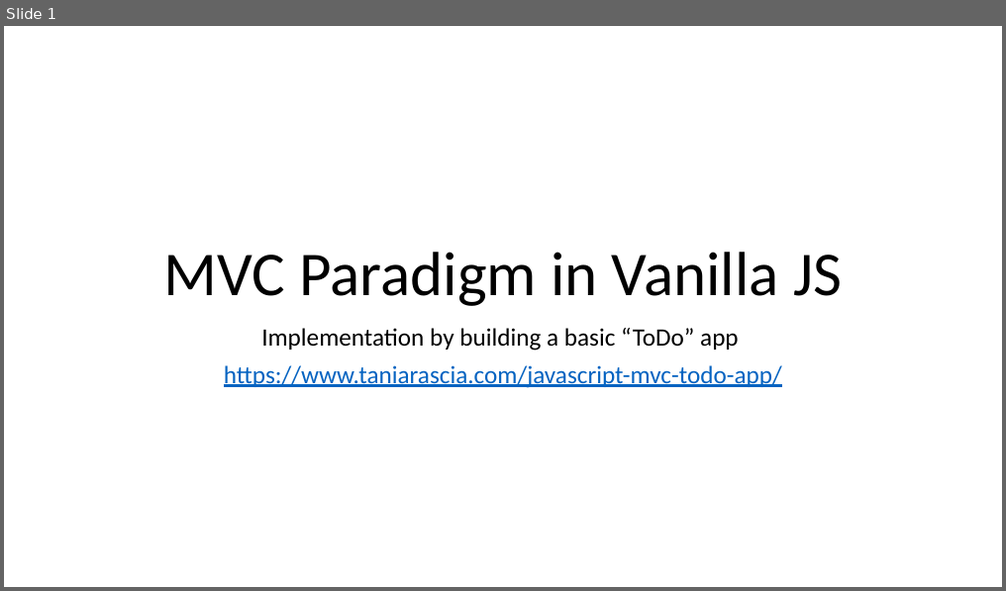
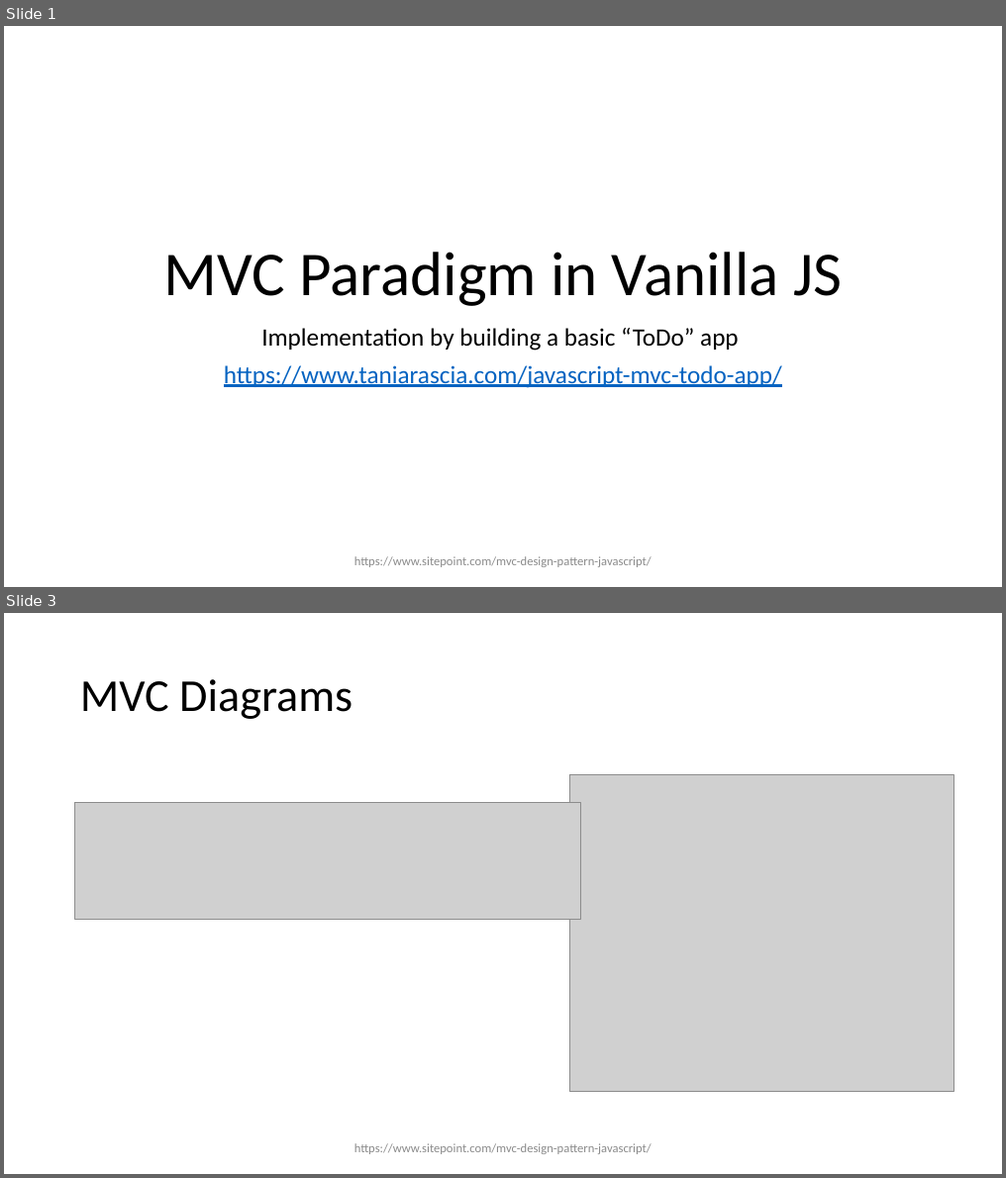
Before and after one commit to ctrachte/MVC-Vanilla-JS, a slide deck: MVC Paradigm in Vanilla JS.pptx. Shown one above the other, each under a label of ours: slide 1 before the commit, slides 1 and 3 after it; the slides between them are not shown. The pictures are 1006x591 and 1006x1178 pixels, drawn with LibreOffice and Linux fonts; fonts in the diff are those of the drawing; grey boxes stand for pictures. Boxes give left, top, right and bottom in pixels: in the first picture for what was removed or moved away, otherwise in the second. Text is boxed around its words. In the diff, an @@ line names an element or a change of style, - is before the commit and + after.

```diff
--- a/MVC Paradigm in Vanilla JS.pptx
+++ b/MVC Paradigm in Vanilla JS.pptx
@@ slide 3 added at (x1=4, y1=613, x2=1002, y2=1174), background #FFFFFF @@
@@ title added at (x1=80, y1=679, x2=352, y2=719), 44 pt, text #000000 @@
+MVC Diagrams
@@ picture added at (x1=570, y1=774, x2=954, y2=1091) @@
@@ picture added at (x1=74, y1=802, x2=580, y2=919) @@
@@ text added at (x1=354, y1=1144, x2=651, y2=1155), 12 pt, text #8C8C8C @@
+https://www.sitepoint.com/mvc-design-pattern-javascript/
@@ slide 1 changed as well @@
@@ text added at (x1=354, y1=557, x2=651, y2=568), 12 pt, text #8C8C8C @@
+https://www.sitepoint.com/mvc-design-pattern-javascript/
```
Also in this commit, not shown: 3 other slides changed, 2 other slides added, 1 other file.
